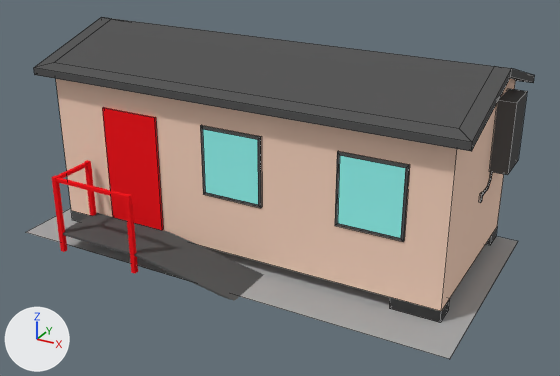
Before and after pictures for a commit that changed the Blender file sim-u/Art/Blender/Buildings/portable-small.blend.
The view is the same before and after, from a camera (50 mm lens) standing at (2.56, -2.23, 1.62) and looking at (1.08, 0.47, 0.27). Arrows for +X, +Y and +Z are at lower left; the lights stay in place. Mesh edges are drawn as thin lines on the coarser meshes.

Objects in the first picture: 'AirConditioner', 'Door', 'Gound', 'Portable', 'Ramp', 'Stilts', 'Window', 'Window2'.
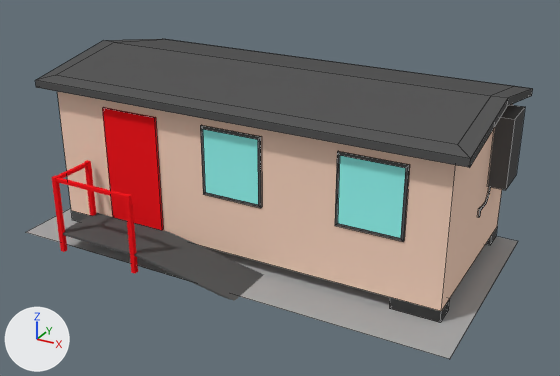
Where the change shows, as pixel boxes (x1, y1, x2, y2) in the pictures (560 x 376 px; the box of a moved part takes in the faces that stretch with it):
'Portable', reshaped (7% shorter): before (34, 17, 535, 311); after (35, 39, 533, 311)
'AirConditioner', moved: before (479, 89, 527, 203); after (478, 105, 525, 218)
part 1 of me_cube_001, moved or reshaped: before (35, 17, 535, 311); after (37, 39, 533, 311)
part 2 of me_cube_001, moved or reshaped: before (34, 63, 525, 311); after (35, 75, 471, 311)

The change in detail:
me_cube_001 has 28 vertices, 25 faces and spans x -0.07..1.07, y -1.07..1.07, z 0.0..1.04.
me_cube_001 is used by ob_portable; location (1.0, 0.201, 0.05); rotation (0.0, 0.0, 1.571), in degrees (0, 0, 90); scale (0.8, 0.9, 0.8).
me_cube_001 part 1: all 8 vertices in x 0.5, y -1.07..1.07, z 1.0..1.04 are moved by (0.0, 0.0, -0.14).
me_cube_001 part 2: all 16 vertices in x -0.07..1.07, y -1.07..1.07, z 0.83..0.89 are moved by (0.0, 0.0, -0.07).
Object 'AirConditioner' (ob_airconditioner) moves from (1.903, 0.805, 0.57) to (1.903, 0.805, 0.504).
